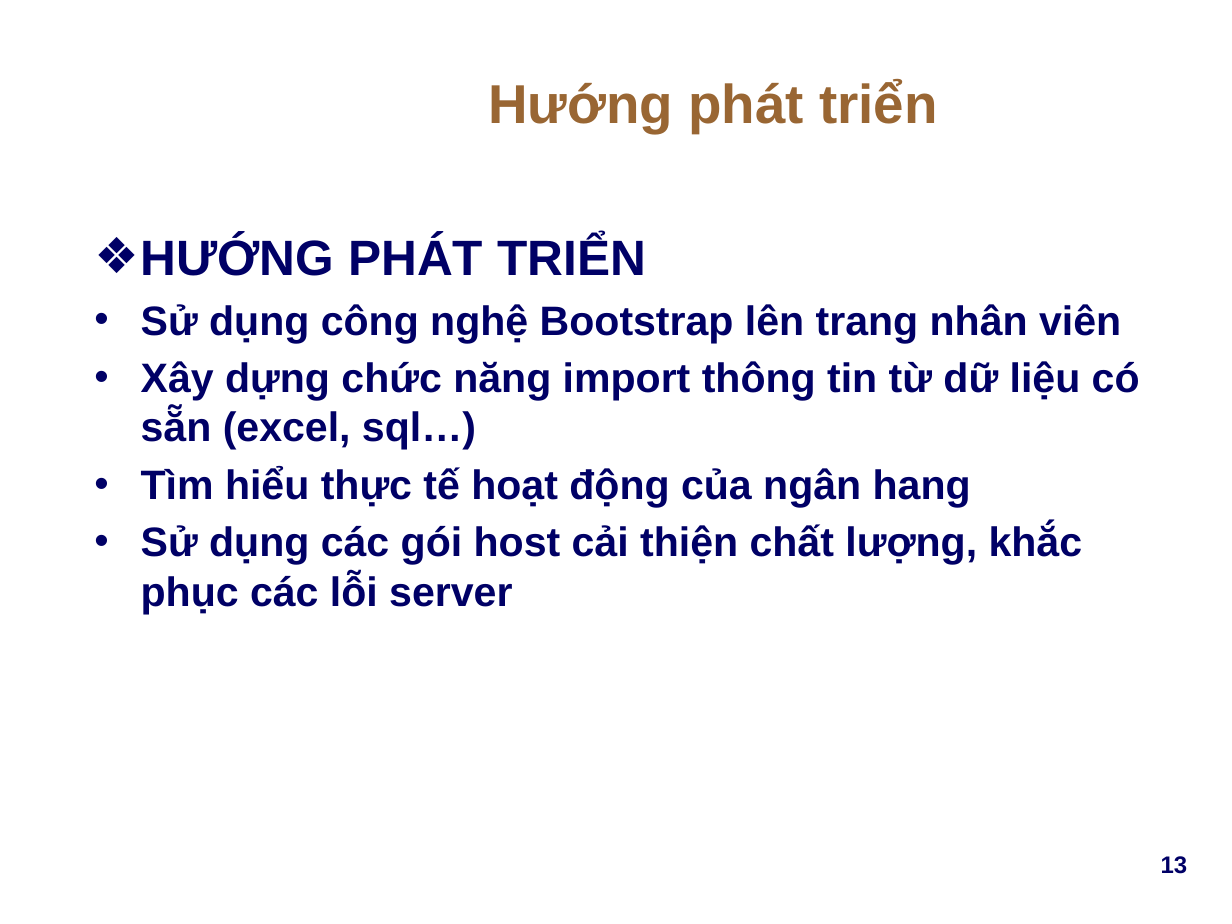
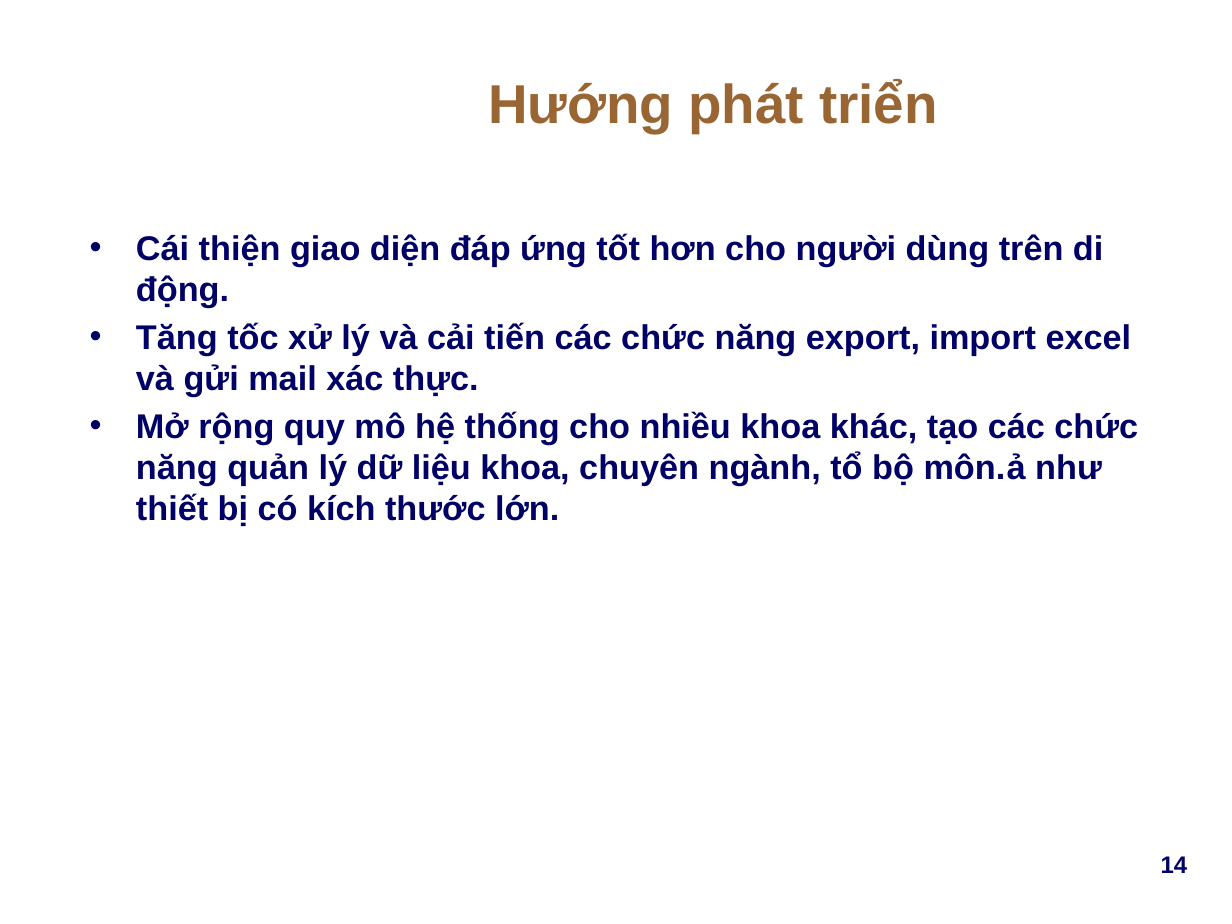
Before and after one commit to Webdien123/diem_danh_rfid, a slide deck: slide 14 of Docs/Report/DD_RFID_FinalReport_v1.0.pptx (slide 13 before the commit). Drawn at 1232x924 pixels with LibreOffice and Linux fonts; fonts in the diff are those of the drawing; background and template pictures are left out. Boxes give left, top, right and bottom in pixels: in the first picture for what was removed or moved away, otherwise in the second. Text is boxed around its words. In the diff, an @@ line names an element or a change of style, - is before the commit and + after.

```diff
--- a/Docs/Report/DD_RFID_FinalReport_v1.0.pptx
+++ b/Docs/Report/DD_RFID_FinalReport_v1.0.pptx
@@ text at bbox=[136, 233, 1138, 526]: text changed; size 24 to 20 pt @@
-❖ HƯỚNG PHÁT TRIỂN
-• Sử dụng công nghệ Bootstrap lên trang nhân viên
-• Xây dựng chức năng import thông tin từ dữ liệu có sẵn (excel, sql…)
-• Tìm hiểu thực tế hoạt động của ngân hang
-• Sử dụng các gói host cải thiện chất lượng, khắc phục các lỗi server
+• Cái thiện giao diện đáp ứng tốt hơn cho người dùng trên di động.
+• Tăng tốc xử lý và cải tiến các chức năng export, import excel và gửi mail xác thực.
+• Mở rộng quy mô hệ thống cho nhiều khoa khác, tạo các chức năng quản lý dữ liệu khoa, chuyên ngành, tổ bộ môn.ả như thiết bị có kích thước lớn.
@@ page number at bbox=[1161, 856, 1188, 873]: text changed @@
-13
+14
```
Also in this commit, not shown: 4 other slides changed, 1 slide added, 1 other file.
